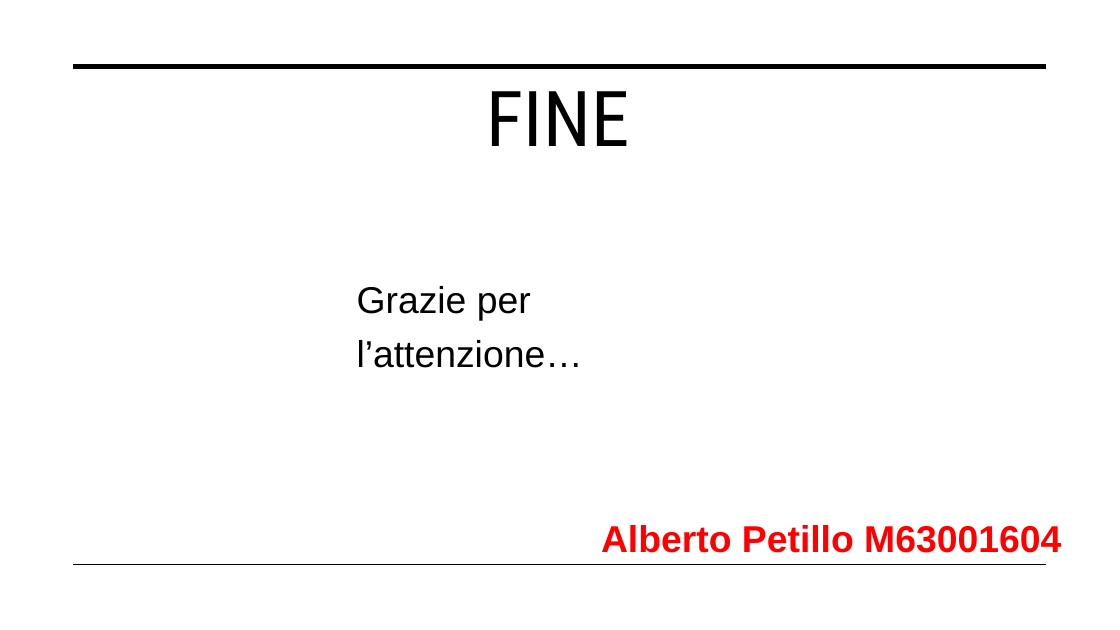
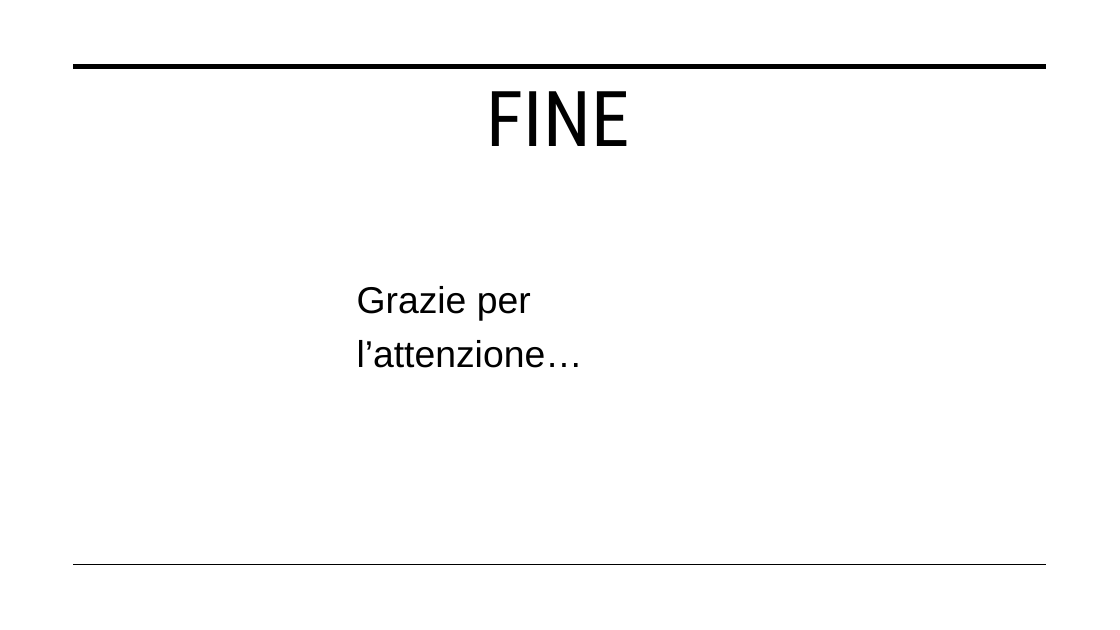
Before and after one commit to exo404/OptimizeDatacenter_Hashcode2015, a slide deck: slide 27 of Optimize Datacenter.pptx. Drawn at 1120x630 pixels with LibreOffice and Linux fonts; fonts in the diff are those of the drawing. Boxes give left, top, right and bottom in pixels: in the first picture for what was removed or moved away, otherwise in the second. Text is boxed around its words. In the diff, an @@ line names an element or a change of style, - is before the commit and + after.

```diff
--- a/Optimize Datacenter.pptx
+++ b/Optimize Datacenter.pptx
@@ text removed at (601, 525, 1061, 553) @@
-Alberto Petillo M63001604
```
Also in this commit, not shown: 24 other slides changed.
